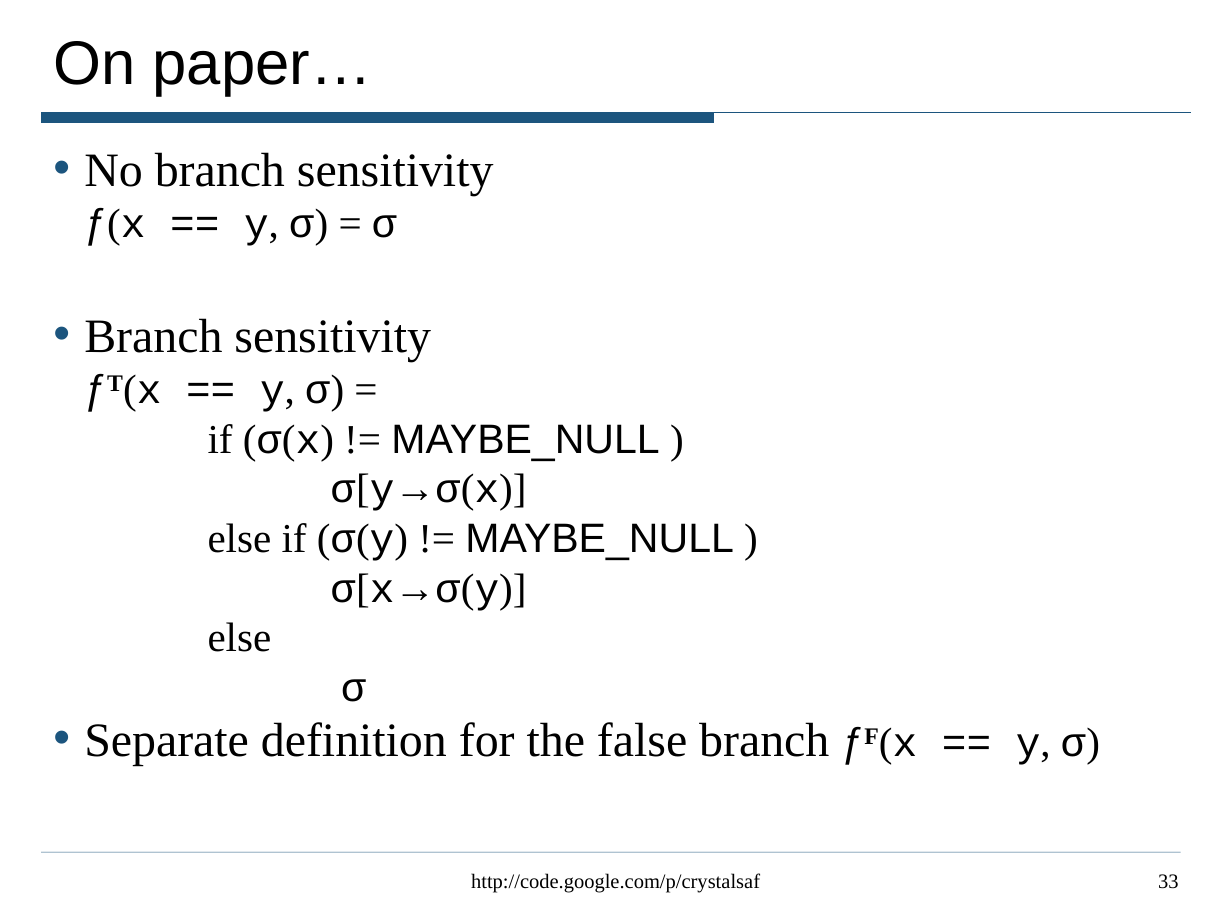
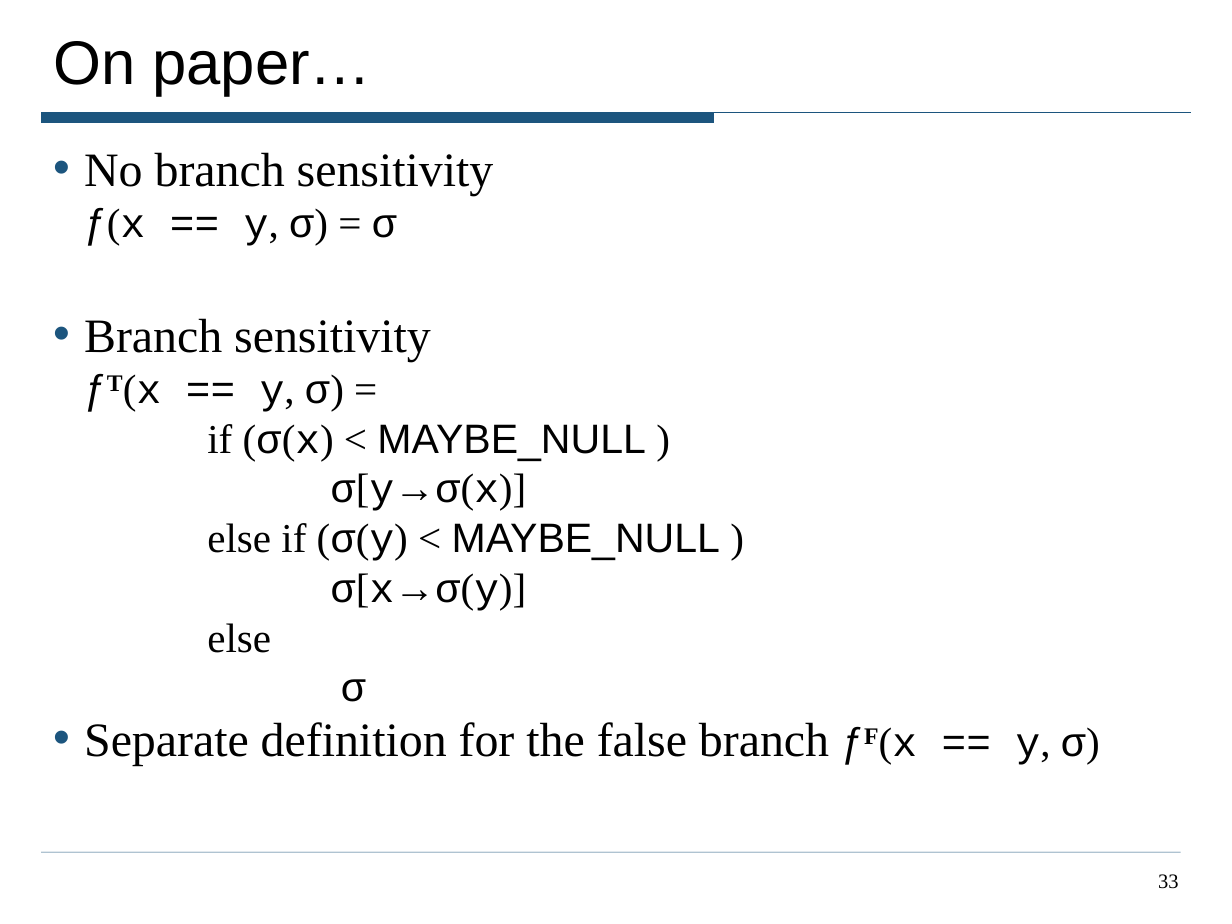
Before and after one commit to roterdam/crystalsaf, a slide deck: slide 33 of TutorialExamples/CrystalTutorial.ppt. Drawn at 1232x924 pixels with LibreOffice and Linux fonts; fonts in the diff are those of the drawing. Boxes give left, top, right and bottom in pixels: in the first picture for what was removed or moved away, otherwise in the second. Text is boxed around its words. In the diff, an @@ line names an element or a change of style, - is before the commit and + after.

```diff
--- a/TutorialExamples/CrystalTutorial.ppt
+++ b/TutorialExamples/CrystalTutorial.ppt
@@ text at (207,424,645,461): text changed @@
-if (σ(x) != MAYBE_NULL )
+if (σ(x) < MAYBE_NULL )
@@ text at (207,523,720,560): text changed @@
-else if (σ(y) != MAYBE_NULL )
+else if (σ(y) < MAYBE_NULL )
@@ text removed at (471,873,760,893) @@
-http://code.google.com/p/crystalsaf
```
Also in this commit, not shown: 35 other slides changed, 2 slides added.
